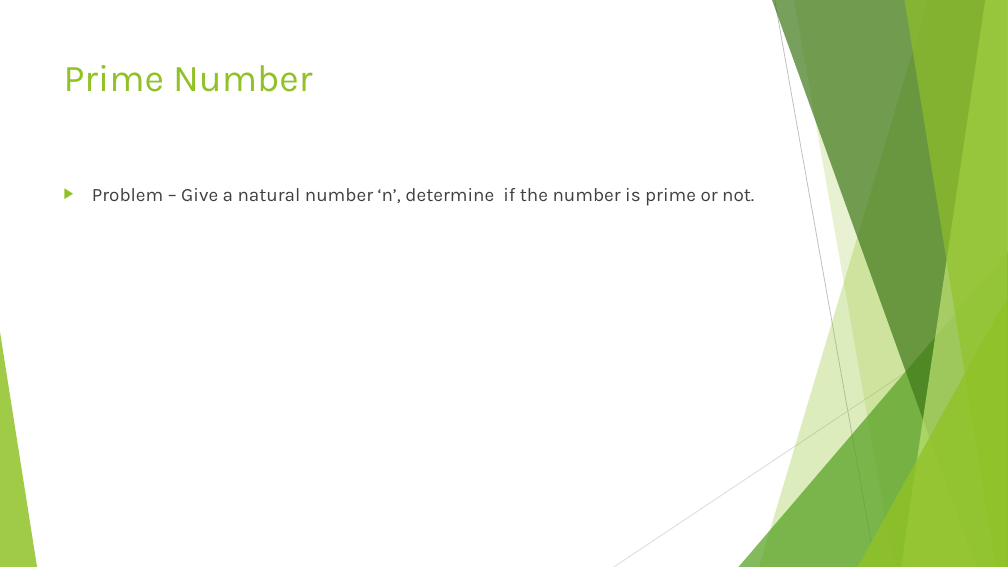
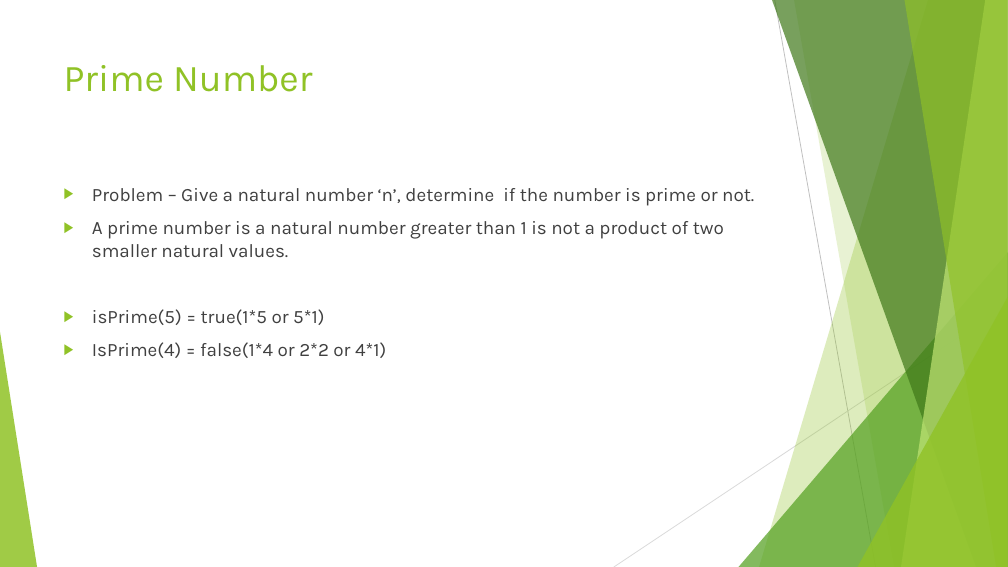
Before and after one commit to divyaparyani67/DSA, a slide deck: slide 22 of DSA- Learning.pptx. Drawn at 1008x567 pixels with LibreOffice and Linux fonts; fonts in the diff are those of the drawing. Boxes give left, top, right and bottom in pixels: in the first picture for what was removed or moved away, otherwise in the second. Text is boxed around its words. In the diff, an @@ line names an element or a change of style, - is before the commit and + after.

Commit message:
prime number

```diff
--- a/DSA- Learning.pptx
+++ b/DSA- Learning.pptx
@@ text at [92,221,724,358]: paragraphs added @@
+▶ A prime number is a natural number greater than 1 is not a product of two smaller natural values.
+▶ isPrime(5) = true(1*5 or 5*1)
+▶ IsPrime(4) = false(1*4 or 2*2 or 4*1)
```
Also in this commit, not shown: 1 slide added, 1 other file.
